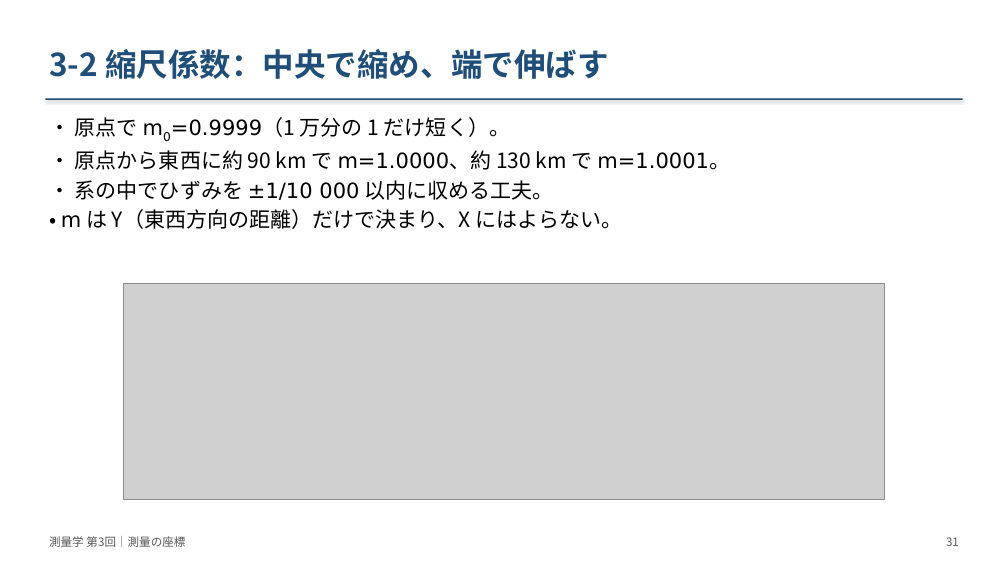
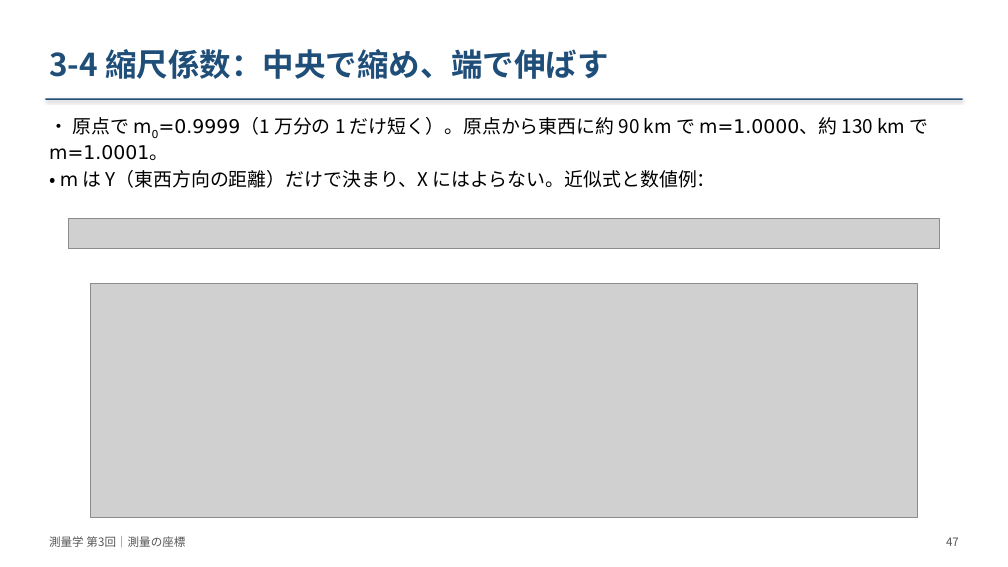
Before and after one commit to NN3210/Lecture, a slide deck: slide 47 of Surveying/materials/slides/第03回_測量の座標/slides.pptx (slide 31 before the commit). Drawn at 1008x567 pixels with LibreOffice and Linux fonts; fonts in the diff are those of the drawing; grey boxes stand for pictures. Boxes give left, top, right and bottom in pixels: in the first picture for what was removed or moved away, otherwise in the second. Text is boxed around its words. In the diff, an @@ line names an element or a change of style, - is before the commit and + after.

```diff
--- a/Surveying/materials/slides/第03回_測量の座標/slides.pptx
+++ b/Surveying/materials/slides/第03回_測量の座標/slides.pptx
@@ text at [49, 49, 609, 79]: text changed @@
-3-2 縮尺係数：中央で縮め、端で伸ばす
+3-4 縮尺係数：中央で縮め、端で伸ばす
@@ text at [49, 117, 928, 188]: text changed; size 20 to 18 pt @@
-• 原点で m0=0.9999（1 万分の 1 だけ短く）。
-• 原点から東西に約 90 km で m=1.0000、約 130 km で m=1.0001。
-• 系の中でひずみを ±1/10 000 以内に収める工夫。
-• m は Y（東西方向の距離）だけで決まり、X にはよらない。
+• 原点で m0=0.9999（1 万分の 1 だけ短く）。原点から東西に約 90 km で m=1.0000、約 130 km で m=1.0001。
+• m は Y（東西方向の距離）だけで決まり、X にはよらない。近似式と数値例：
@@ picture added at [68, 219, 940, 249] @@
@@ picture: place and size @@
-picture at [124, 284, 885, 499]
+picture at [90, 284, 917, 518]
@@ text at [946, 537, 959, 546]: text changed @@
-31
+47
```
Also in this commit, not shown: 49 other slides changed, 15 slides added, 3 slides removed, 39 other files.
